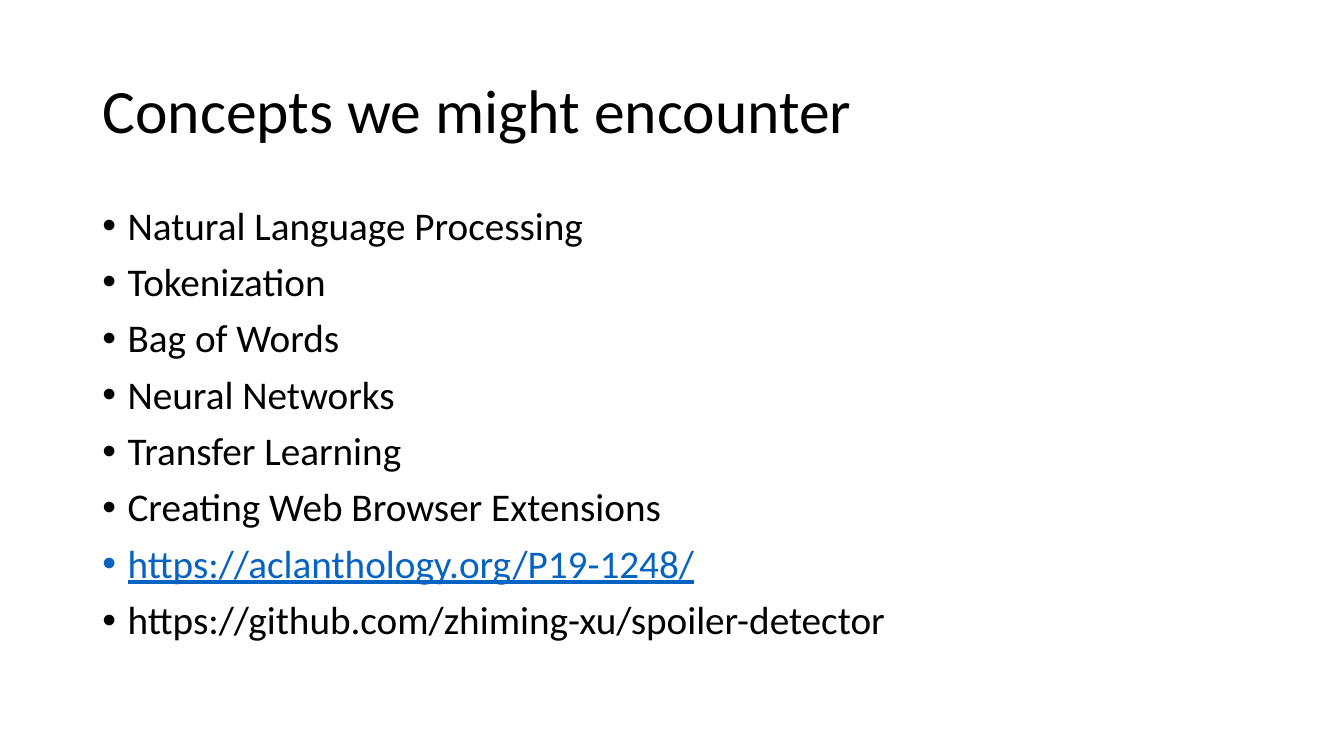
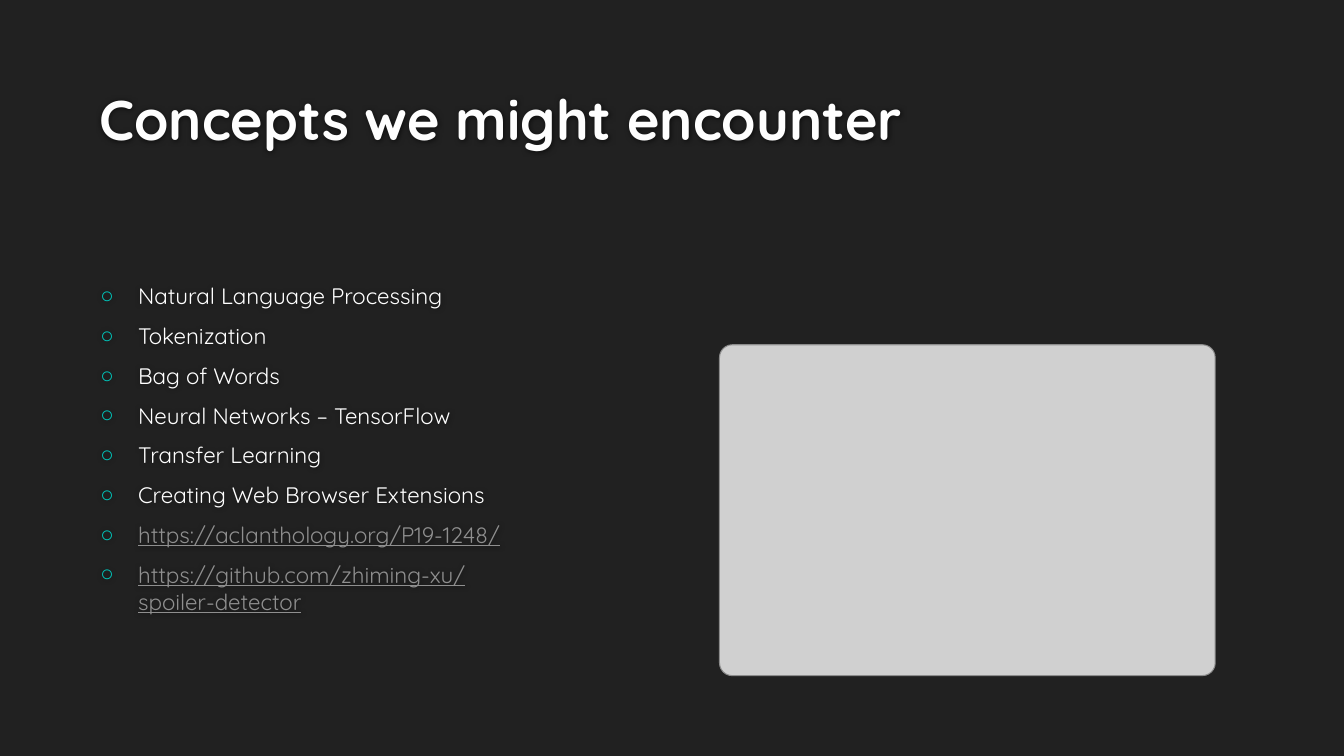
Before and after one commit to radroid/spoiler-buster, a slide deck: slide 7 of Capstone/docs/ppt/Intro-presentation.pptx (slide 6 before the commit). Drawn at 1344x756 pixels with LibreOffice and Linux fonts; fonts in the diff are those of the drawing; grey boxes stand for pictures; background and template pictures are left out. Boxes give left, top, right and bottom in pixels: in the first picture for what was removed or moved away, otherwise in the second. Text is boxed around its words. In the diff, an @@ line names an element or a change of style, - is before the commit and + after.

```diff
--- a/Capstone/docs/ppt/Intro-presentation.pptx
+++ b/Capstone/docs/ppt/Intro-presentation.pptx
@@ background #FFFFFF to #212121 @@
@@ title "Concepts we might encounter": place and size @@
-title "Concepts we might encounter" at <box>102,90,851,144</box>
+title "Concepts we might encounter" at <box>99,98,901,151</box>
@@ title "Concepts we might encounter" at <box>99,98,901,151</box>: size 44 to 40 pt, font Calibri to Quicksand, text colour #000000 to #FEFEFE, bold on; line spacing 0.9 to 1; vertical alignment middle to bottom @@
@@ text "Natural Language Processing": place and size @@
-text "Natural Language Processing" at <box>128,212,885,641</box>
+text "Natural Language Processing" at <box>138,287,500,614</box>
@@ text "Natural Language Processing" at <box>138,287,500,614</box>: vertical alignment top to middle @@
@@ text at <box>138,287,500,614</box>: size 28 to 16 pt, font Calibri to Quicksand in "Natural Language Processing", "Tokenization", "Bag of Words", "Transfer Learning" and 3 more places; text colour #000000 to #FFFFFF in "Natural Language Processing", "Tokenization", "Bag of Words", "Transfer Learning" and 1 more places; text colour #0563C1 to #8F8F8F in "https://aclanthology.org/P19-1248/"; text colour #000000 to #8F8F8F, underline on in "https://github.com/zhiming-xu/spoiler-detector"; bullet • to ○; line spacing 0.9 to 1 @@
@@ picture added at <box>720,345,1216,676</box> @@
@@ text at <box>138,407,450,424</box>: text changed; size 28 to 16 pt; font Calibri to Quicksand; text colour #000000 to #FFFFFF @@
-• Neural Networks
+○ Neural Networks – TensorFlow
```
Also in this commit, not shown: 6 other slides changed, 1 slide added.
